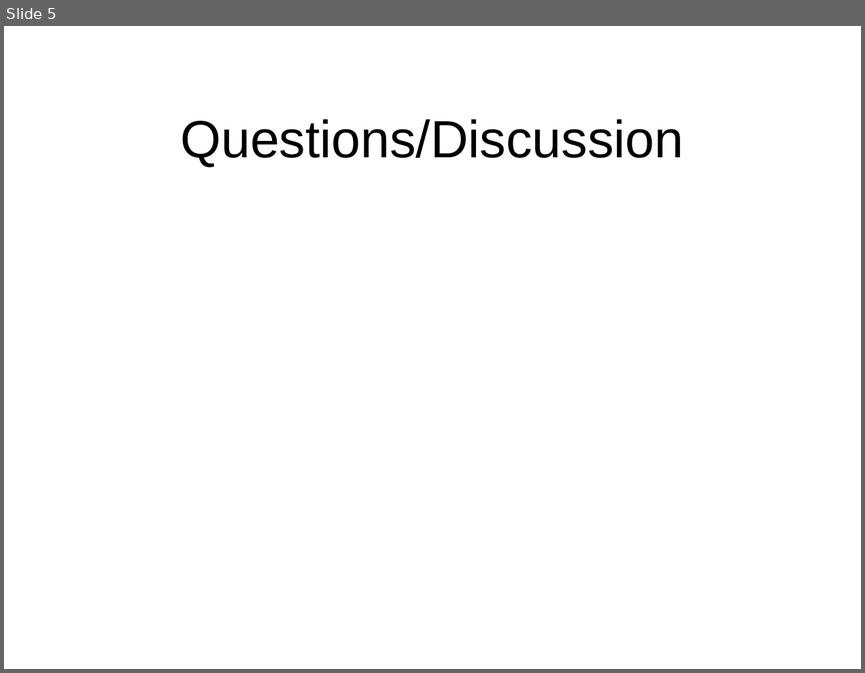
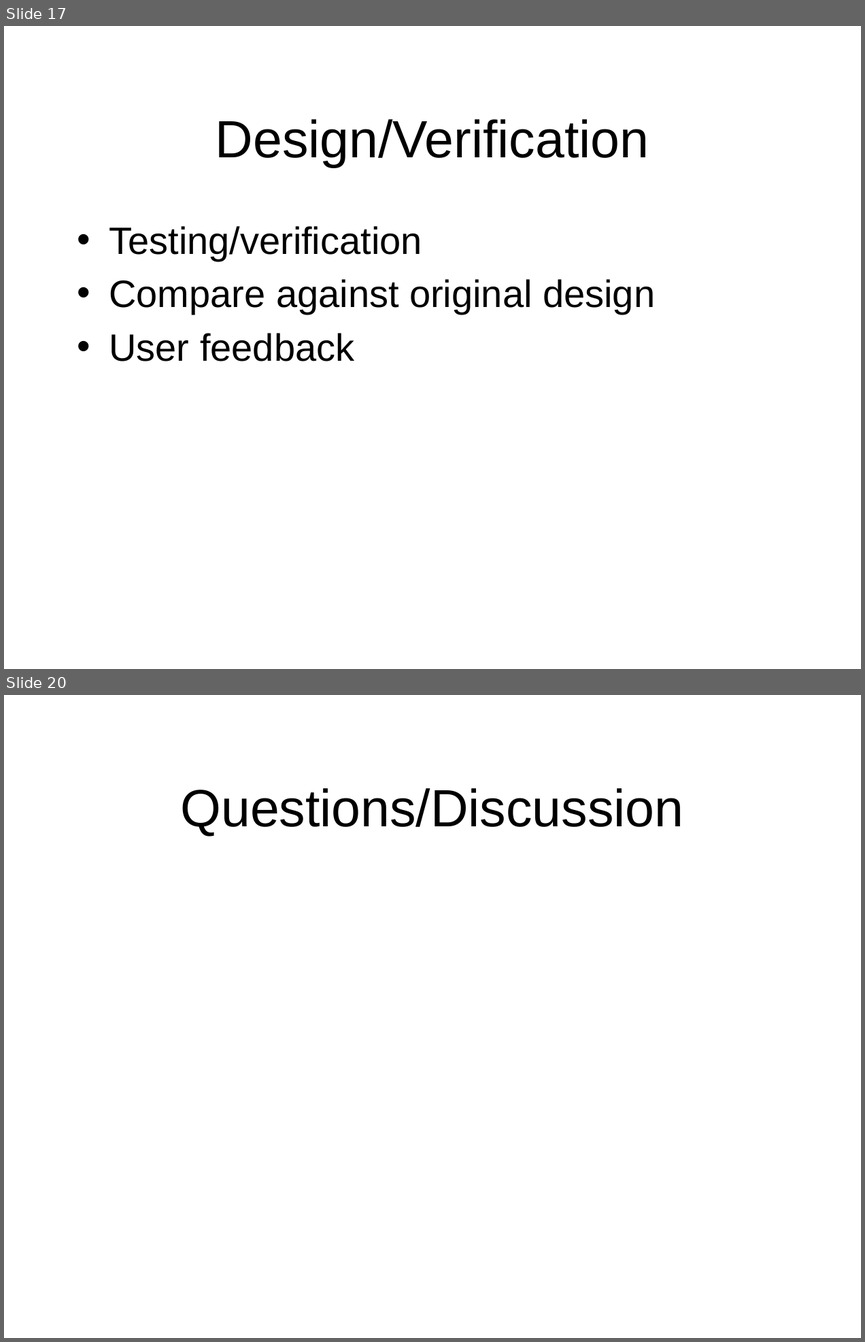
Before and after one commit to octaviordz/zjnu2017.github.io, a slide deck: OOAD/lectures/100--Examples.pptx. Shown one above the other, each under a label of ours: slide 5 before the commit, slides 17 and 20 after it; the slides between them are not shown. The pictures are 865x673 and 865x1342 pixels, drawn with LibreOffice and Linux fonts; fonts in the diff are those of the drawing. Boxes give left, top, right and bottom in pixels: in the first picture for what was removed or moved away, otherwise in the second. Text is boxed around its words. In the diff, an @@ line names an element or a change of style, - is before the commit and + after.

```diff
--- a/OOAD/lectures/100--Examples.pptx
+++ b/OOAD/lectures/100--Examples.pptx
@@ slide 17 added at [4,26,861,669], background #FFFFFF @@
@@ title added at [215,119,649,167], 44 pt, text #000000 @@
+Design/Verification
@@ text added at [109,226,655,361], 32 pt, text #000000 @@
+• Testing/verification
+• Compare against original design
+• User feedback
@@ what was slide 5 is now slide 20 @@
```
Also in this commit, not shown: 3 slides changed, 14 other slides added, 2 other files.
